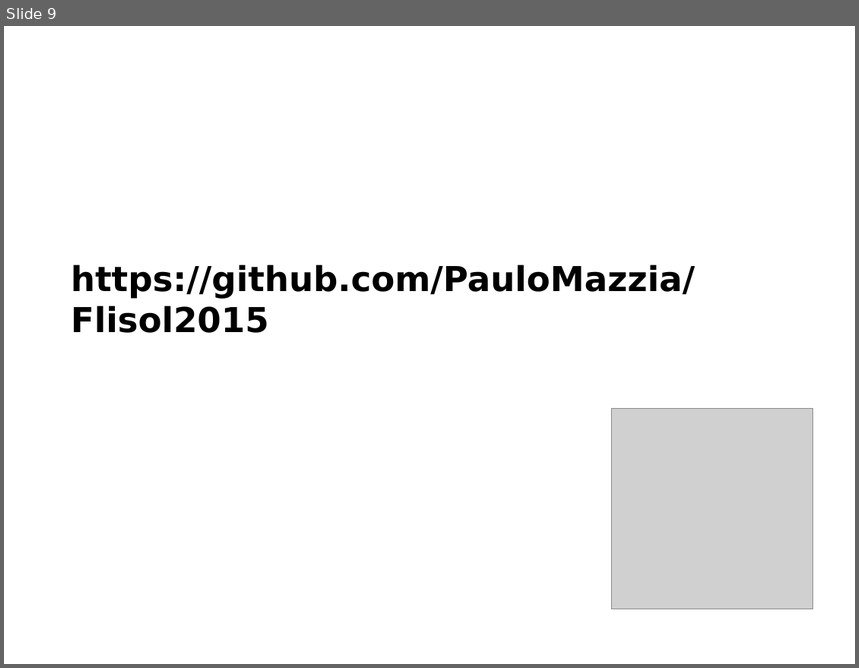
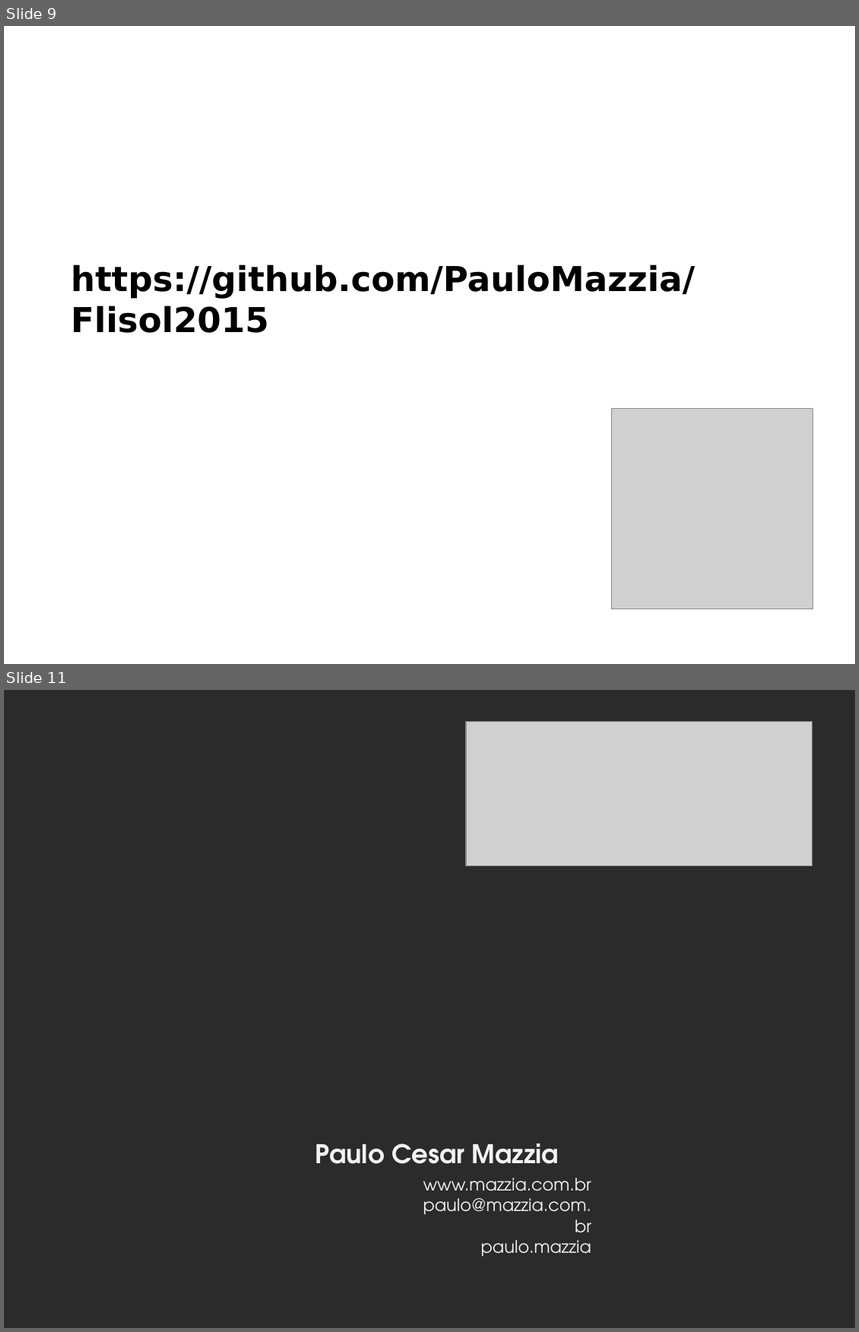
Before and after one commit to PauloMazzia/Flisol2015, a slide deck: Flisol 2015 Oficina.odp. Shown one above the other, each under a label of ours: slide 9 before the commit, slides 9 and 11 after it; the slides between them are not shown. The pictures are 859x668 and 859x1332 pixels, drawn with LibreOffice and Linux fonts; fonts in the diff are those of the drawing; grey boxes stand for pictures; background and template pictures are left out; a plain dark background stands for a picture behind light text. Boxes give left, top, right and bottom in pixels: in the first picture for what was removed or moved away, otherwise in the second. Text is boxed around its words. In the diff, an @@ line names an element or a change of style, - is before the commit and + after.

```diff
--- a/Flisol 2015 Oficina.odp
+++ b/Flisol 2015 Oficina.odp
@@ slide 11 added at (4, 690, 855, 1328), background picture (left out) @@
@@ picture added at (466, 721, 813, 866) @@
@@ text added at (316, 1144, 559, 1164), 24 pt, text #F2F2F2, bold @@
+Paulo Cesar Mazzia
@@ text added at (424, 1178, 591, 1257), 16 pt, text #F2F2F2 @@
+www.mazzia.com.br
+paulo@mazzia.com.br
+paulo.mazzia
```
Also in this commit, not shown: 1 slide changed, 2 other slides added, 1 other file.
